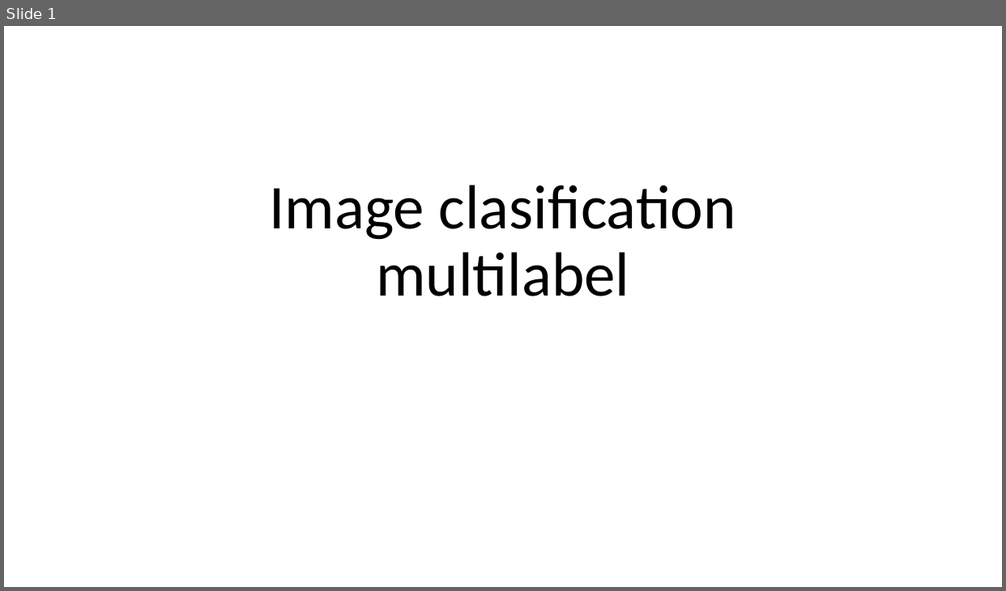
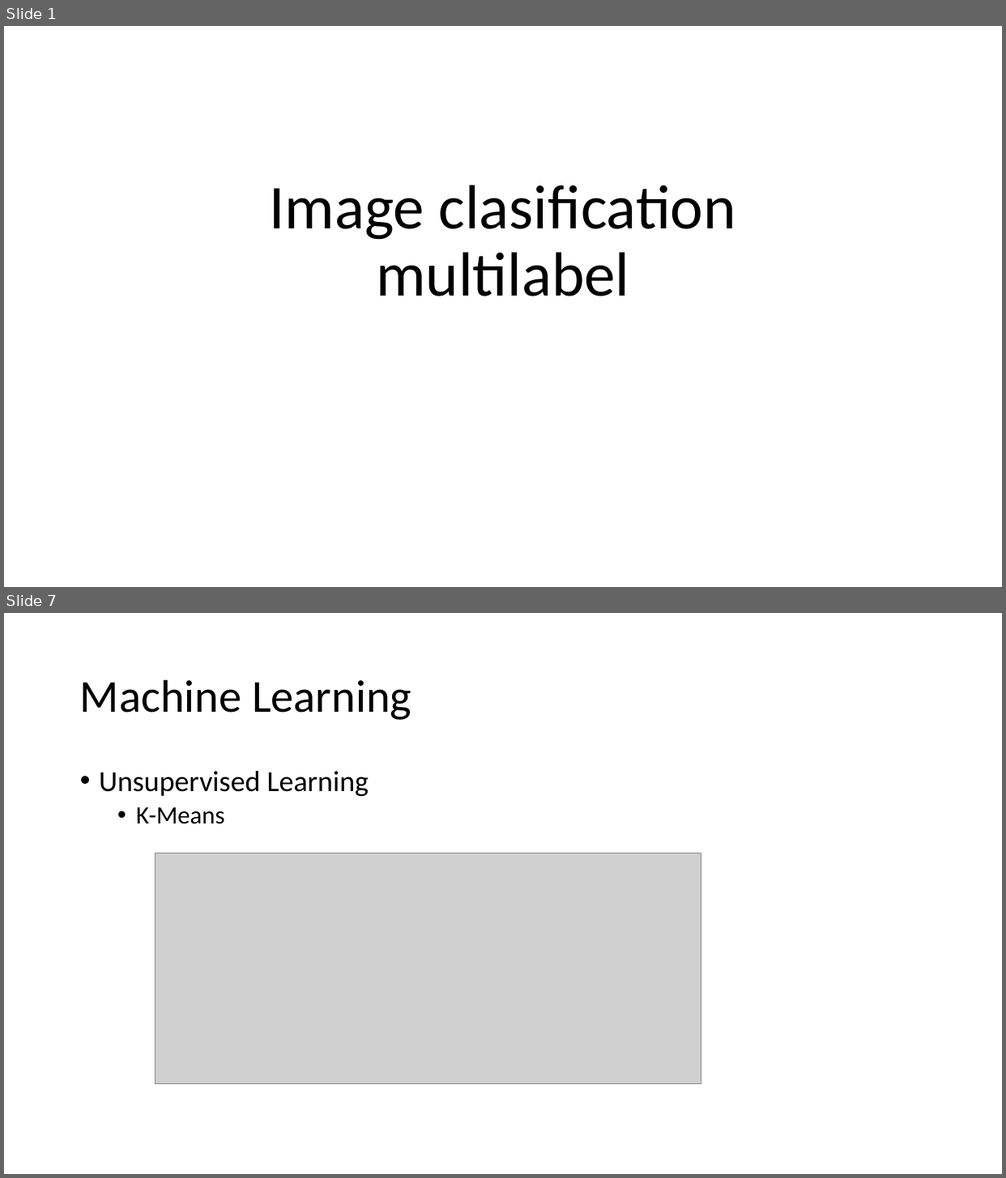
Before and after one commit to jamp00/Image-Clasification, a slide deck: Image clasification multilabel.pptx. Shown one above the other, each under a label of ours: slide 1 before the commit, slides 1 and 7 after it; the slides between them are not shown. The pictures are 1006x591 and 1006x1178 pixels, drawn with LibreOffice and Linux fonts; fonts in the diff are those of the drawing; grey boxes stand for pictures; background and template pictures are left out. Boxes give left, top, right and bottom in pixels: in the first picture for what was removed or moved away, otherwise in the second. Text is boxed around its words. In the diff, an @@ line names an element or a change of style, - is before the commit and + after.

```diff
--- a/Image clasification multilabel.pptx
+++ b/Image clasification multilabel.pptx
@@ slide 7 added at (4,613,1002,1174), background picture (left out) @@
@@ title added at (80,679,411,720), 44 pt, text #000000 @@
+Machine Learning
@@ text added at (99,771,368,824), 28 pt, text #000000 @@
+• Unsupervised Learning
+  • K-Means
@@ picture added at (155,854,701,1084) @@
```
Also in this commit, not shown: 4 slides changed, 3 other slides added, 1 slide removed.
